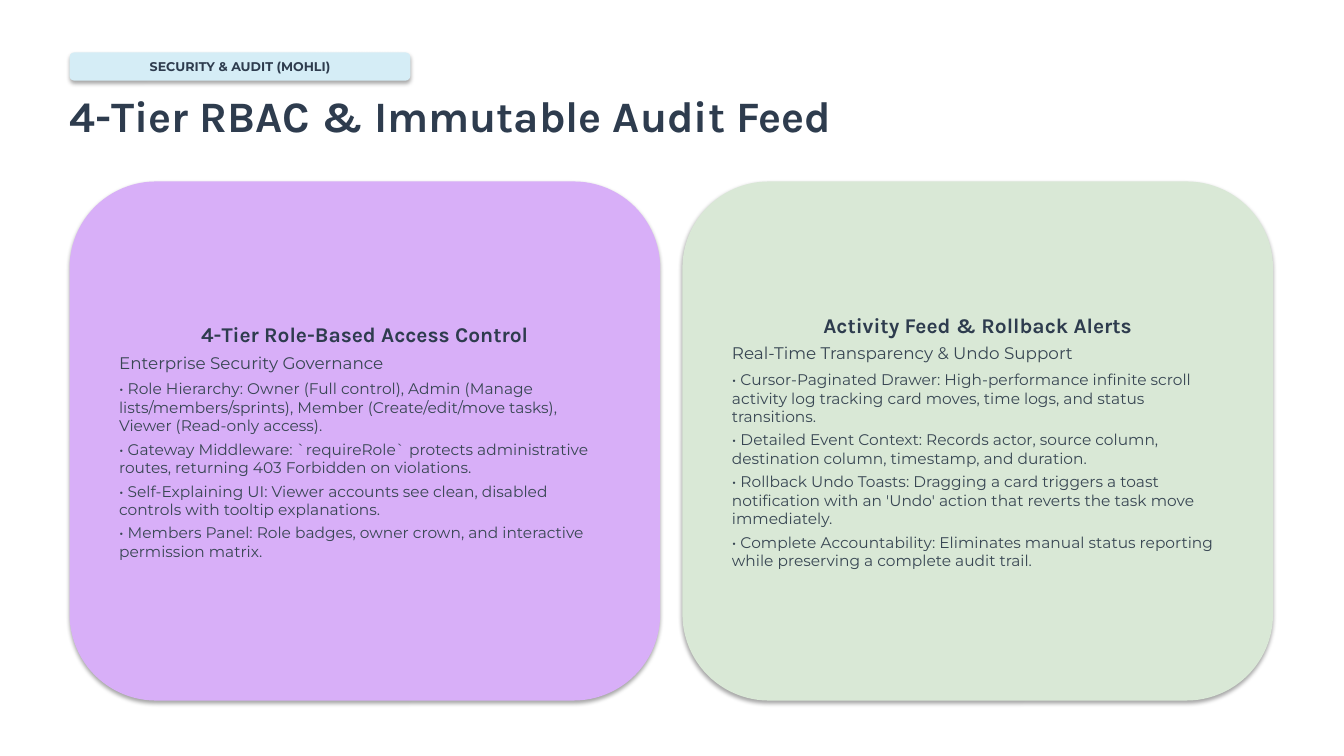
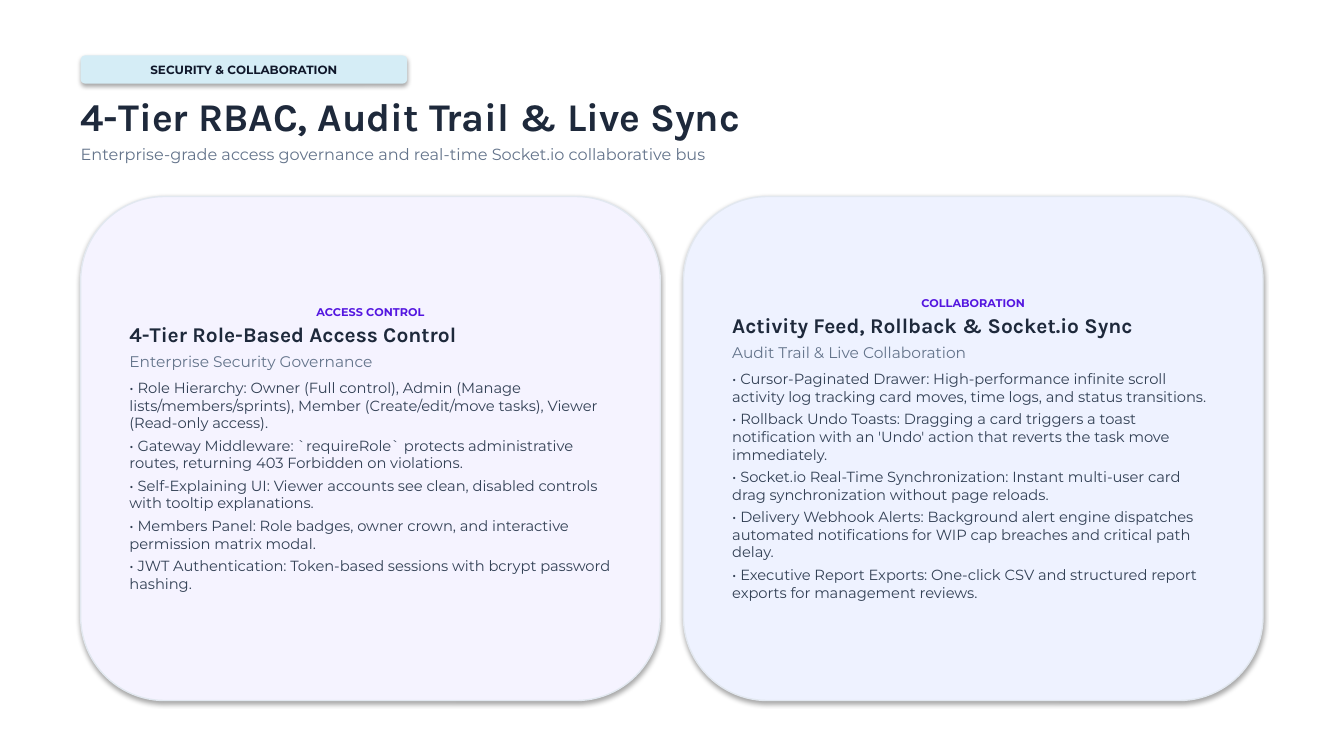
Before and after one commit to S-creator31/Pulseboard, a slide deck: slide 18 of PulseBoard_Final_Defense.pptx (slide 22 before the commit). Drawn at 1344x756 pixels with LibreOffice and Linux fonts; fonts in the diff are those of the drawing. Boxes give left, top, right and bottom in pixels: in the first picture for what was removed or moved away, otherwise in the second. Text is boxed around its words. In the diff, an @@ line names an element or a change of style, - is before the commit and + after.

Commit message:
docs: generate modern 20-slide SPM defense deck without top names

```diff
--- a/PulseBoard_Final_Defense.pptx
+++ b/PulseBoard_Final_Defense.pptx
@@ rounded rectangle "SECURITY & COLLABORATION" resized from (x1=70, y1=52, x2=410, y2=81) to (x1=81, y1=55, x2=407, y2=84) @@
@@ text in rounded rectangle at (x1=150, y1=65, x2=337, y2=74): text changed; size 9 to 8.5 pt; text colour #2E3C4E to #0F172A @@
-SECURITY & AUDIT (MOHLI)
+SECURITY & COLLABORATION
@@ text at (x1=81, y1=103, x2=740, y2=163): text changed; size 31 to 11.5 pt; font Karla to Montserrat; text colour #2E3C4E to #64748B; bold off @@
-4-Tier RBAC & Immutable Audit Feed
+4-Tier RBAC, Audit Trail & Live Sync
+Enterprise-grade access governance and real-time Socket.io collaborative bus
@@ rounded rectangle "ACCESS CONTROL" resized from (x1=70, y1=181, x2=660, y2=701) to (x1=81, y1=197, x2=660, y2=701) @@
@@ rounded rectangle "ACCESS CONTROL" at (x1=81, y1=197, x2=660, y2=701): fill #D8AFF8 to #F5F3FF; outline none to #E2E8F0 1 pt @@
@@ rounded rectangle "COLLABORATION" resized from (x1=683, y1=181, x2=1273, y2=701) to (x1=684, y1=197, x2=1263, y2=701) @@
@@ rounded rectangle "COLLABORATION" at (x1=684, y1=197, x2=1263, y2=701): fill #D9E8D6 to #EEF2FF; outline none to #E2E8F0 1 pt @@
@@ text in rounded rectangle at (x1=732, y1=299, x2=1132, y2=358): text changed; size 12 to 15 pt; text colour #384653 to #1E293B; bold on @@
-Activity Feed & Rollback Alerts
-Real-Time Transparency & Undo Support
+COLLABORATION
+Activity Feed, Rollback & Socket.io Sync
+Audit Trail & Live Collaboration
@@ text in rounded rectangle at (x1=129, y1=327, x2=598, y2=511): text colour #2E3C4E to #1E293B in "4-Tier Role-Based Access Control"; size 12 to 11 pt, text colour #384653 to #64748B in "Enterprise Security Governance"; size 11 to 10.5 pt, text colour #384653 to #334155 in "• Role Hierarchy: Owner (Full control), Admin ...", "• Gateway Middleware: `requireRole` protects administrative  ...", "• Self-Explaining UI: Viewer accounts see clean, ..."; alignment centre to left; more space between paragraphs @@
@@ text in rounded rectangle at (x1=316, y1=308, x2=424, y2=316): paragraph added @@
+ACCESS CONTROL
@@ text in rounded rectangle at (x1=732, y1=373, x2=1206, y2=463): size 11 to 10.5 pt, text colour #384653 to #334155 in "• Cursor-Paginated Drawer: High-performance infinite scroll  ...", "• Rollback Undo Toasts: Dragging a card ..." @@
@@ text in rounded rectangle at (x1=732, y1=433, x2=1158, y2=467): paragraph removed @@
-• Detailed Event Context: Records actor, source column, destination column, timestamp, and duration.
@@ text in rounded rectangle at (x1=732, y1=471, x2=1197, y2=601): text changed; size 11 to 10.5 pt; text colour #384653 to #334155 @@
-• Complete Accountability: Eliminates manual status reporting while preserving a complete audit trail.
+• Socket.io Real-Time Synchronization: Instant multi-user card drag synchronization without page reloads.
+• Delivery Webhook Alerts: Background alert engine dispatches automated notifications for WIP cap breaches and critical path delay.
+• Executive Report Exports: One-click CSV and structured report exports for management reviews.
@@ text in rounded rectangle at (x1=129, y1=520, x2=610, y2=592): text changed; size 11 to 10.5 pt; text colour #384653 to #334155 @@
-• Members Panel: Role badges, owner crown, and interactive permission matrix.
+• Members Panel: Role badges, owner crown, and interactive permission matrix modal.
+• JWT Authentication: Token-based sessions with bcrypt password hashing.
```
Also in this commit, not shown: 14 other slides changed, 5 slides added, 10 slides removed, 1 other file.
